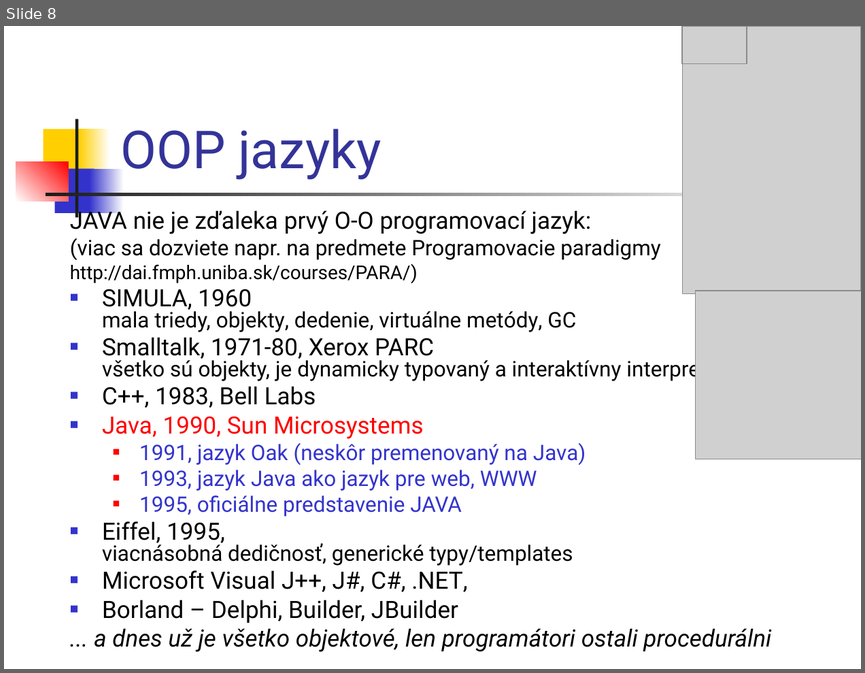
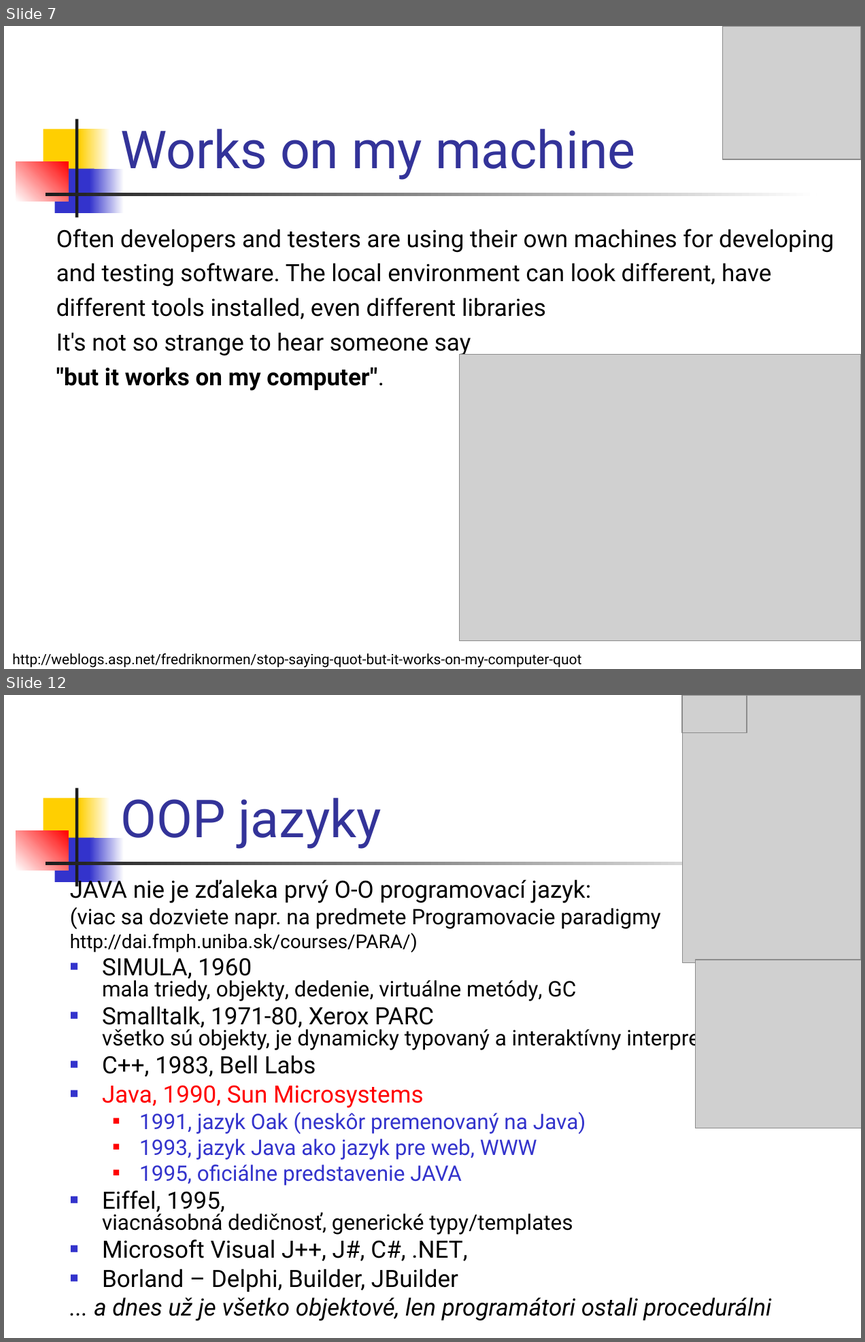
Before and after one commit to Programovanie4/Prednasky, a slide deck: 01/01_java.ppt. Shown one above the other, each under a label of ours: slide 8 before the commit, slides 7 and 12 after it; the slides between them are not shown. The pictures are 865x673 and 865x1342 pixels, drawn with LibreOffice and Linux fonts; fonts in the diff are those of the drawing; grey boxes stand for pictures. Boxes give left, top, right and bottom in pixels: in the first picture for what was removed or moved away, otherwise in the second. Text is boxed around its words. In the diff, an @@ line names an element or a change of style, - is before the commit and + after.

```diff
--- a/01/01_java.ppt
+++ b/01/01_java.ppt
@@ slide 7 added at (x1=4, y1=26, x2=861, y2=669), background #FFFFFF; not listed: 7 template elements that a slide beside it also shows @@
@@ picture added at (x1=723, y1=26, x2=861, y2=160) @@
@@ title added at (x1=120, y1=129, x2=635, y2=180), 44 pt, text #333399 @@
+Works on my machine
@@ text added at (x1=56, y1=229, x2=834, y2=390), 20 pt, text #000000 @@
+Often developers and testers are using their own machines for developing
+and testing software. The local environment can look different, have
+different tools installed, even different libraries
+It's not so strange to hear someone say
+"but it works on my computer".
@@ picture added at (x1=459, y1=354, x2=861, y2=641) @@
@@ text added at (x1=12, y1=653, x2=581, y2=667), 12 pt, text #000000 @@
+http://weblogs.asp.net/fredriknormen/stop-saying-quot-but-it-works-on-my-computer-quot
@@ what was slide 8 is now slide 12 @@
```
Also in this commit, not shown: 9 slides changed, 3 other slides added, 1 other file.
